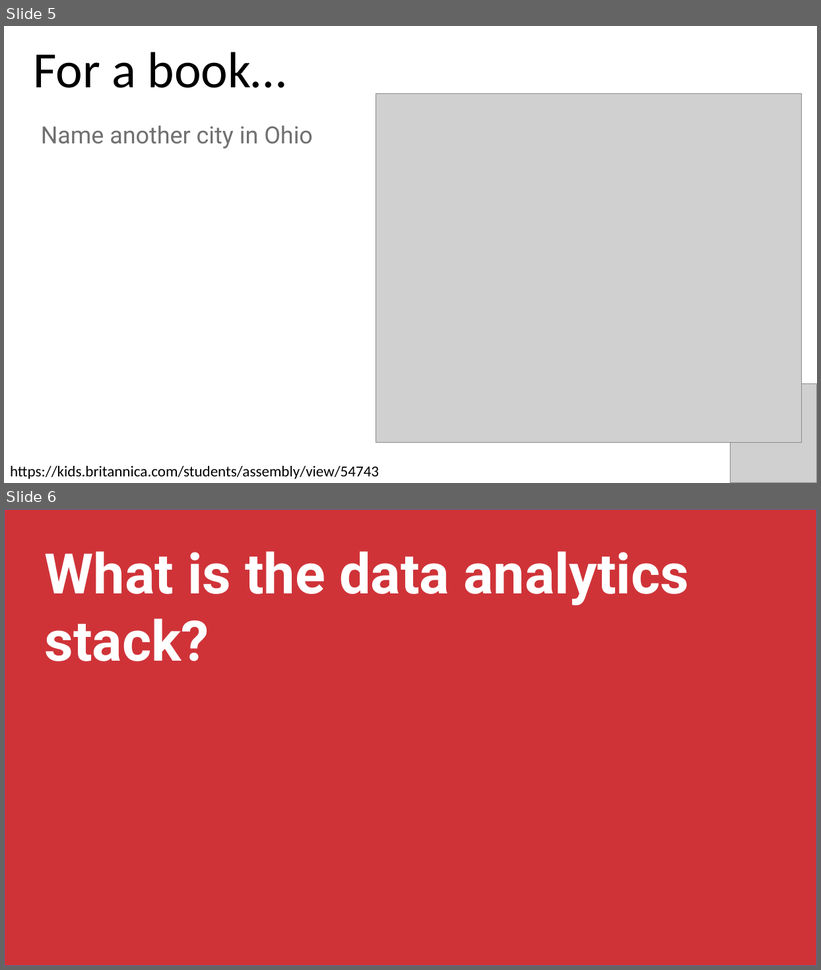
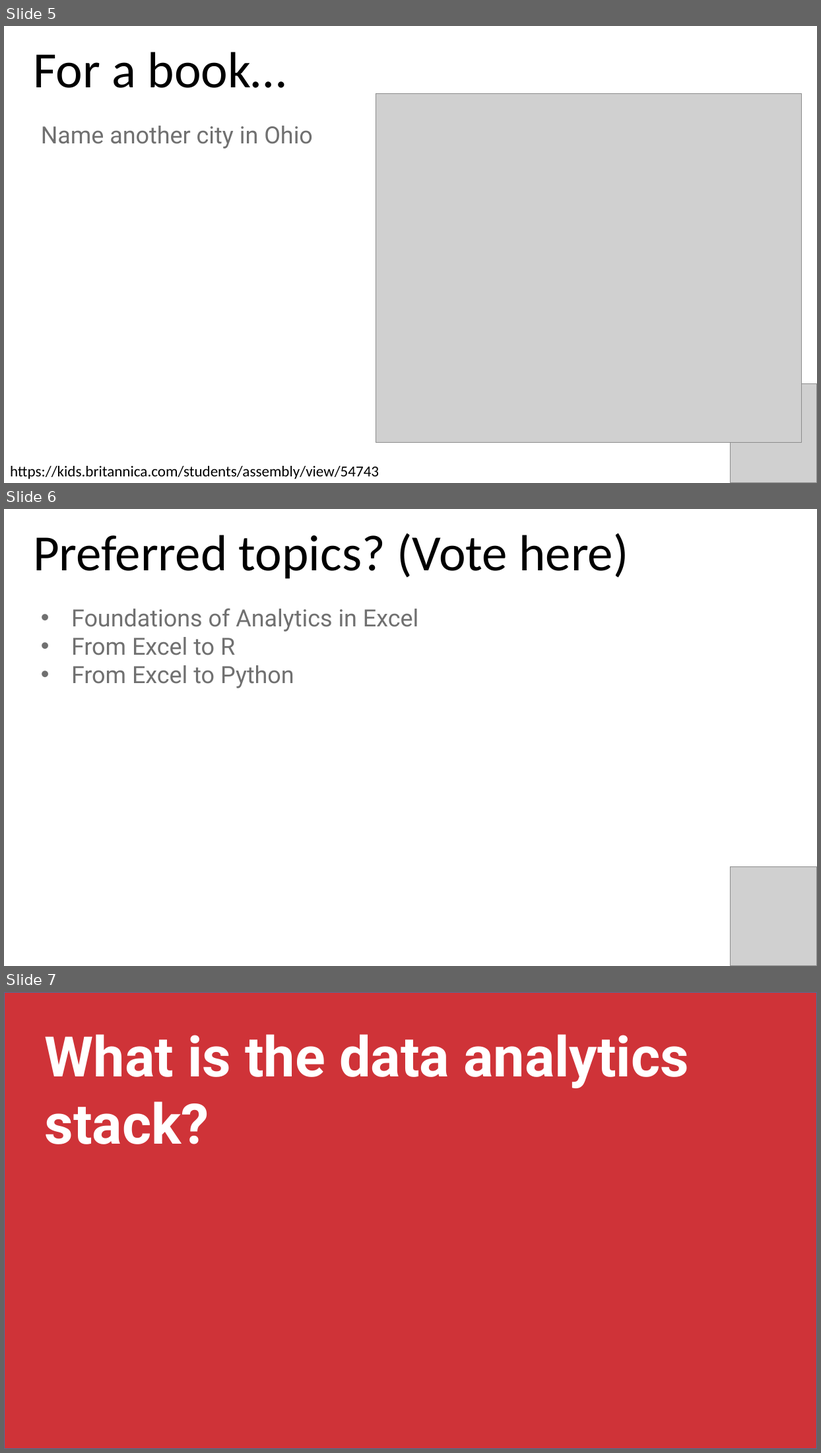
Before and after one commit to stringfestdata/advancing-into-analytics-ps-meetup, a slide deck: advancing-into-analytics-presentation.pptx. Shown one above the other, each under a label of ours: slides 5 and 6 before the commit, slides 5, 6 and 7 after it. The pictures are 821x970 and 821x1453 pixels, drawn with LibreOffice and Linux fonts; fonts in the diff are those of the drawing; grey boxes stand for pictures. Boxes give left, top, right and bottom in pixels: in the first picture for what was removed or moved away, otherwise in the second. Text is boxed around its words. In the diff, an @@ line names an element or a change of style, - is before the commit and + after.

```diff
--- a/advancing-into-analytics-presentation.pptx
+++ b/advancing-into-analytics-presentation.pptx
@@ slide 6 added at [4, 509, 817, 966], background #FFFFFF @@
@@ text added at [33, 533, 628, 579], 60 pt, text #000000 @@
+Preferred topics? (Vote here)
@@ text added at [71, 608, 418, 689], 28 pt, text #707070 @@
+• Foundations of Analytics in Excel
+• From Excel to R
+• From Excel to Python
@@ picture added at [731, 867, 817, 966] @@
@@ what was slide 6 is now slide 7 @@
```
Also in this commit, not shown: 1 slide changed.
